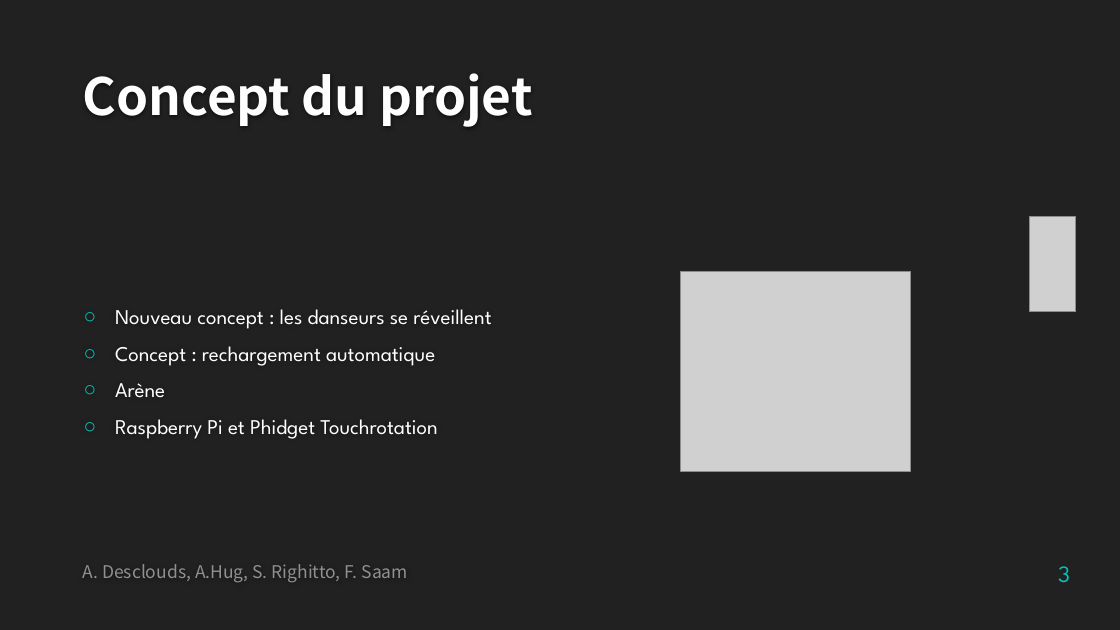
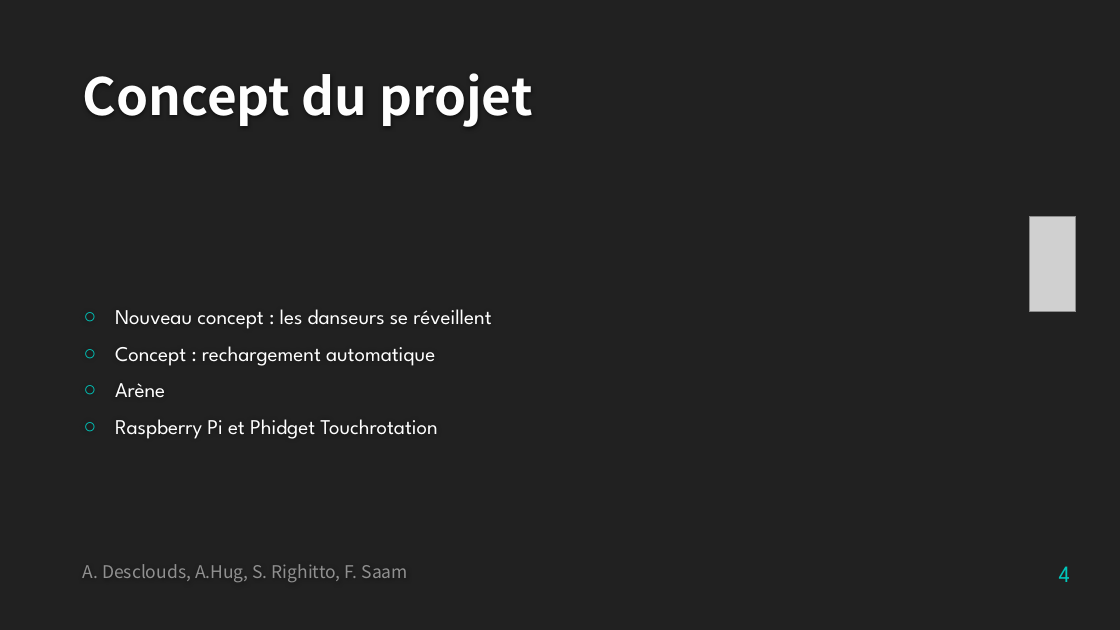
Before and after one commit to SimoneRighitto/SFT15_Elisa, a slide deck: slide 4 of Elisa-3_presentation.pptx (slide 3 before the commit). Drawn at 1120x630 pixels with LibreOffice and Linux fonts; fonts in the diff are those of the drawing; grey boxes stand for pictures; background and template pictures are left out. Boxes give left, top, right and bottom in pixels: in the first picture for what was removed or moved away, otherwise in the second. Text is boxed around its words. In the diff, an @@ line names an element or a change of style, - is before the commit and + after.

```diff
--- a/Elisa-3_presentation.pptx
+++ b/Elisa-3_presentation.pptx
@@ picture removed at [681,271,911,471] @@
@@ page number at [1059,566,1070,582]: text changed @@
-3
+4
```
Also in this commit, not shown: 3 other slides changed, 1 slide added.
